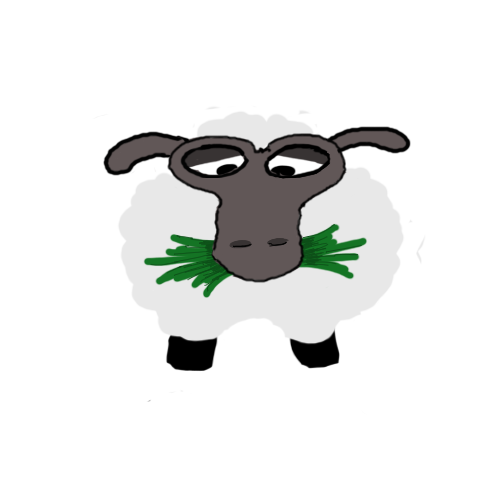
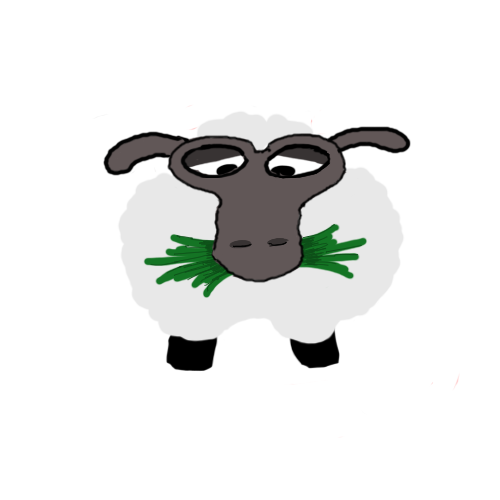
Layers edited between the first and the second (500, 500) image:
painted on "Layer 2" over [186, 105, 325, 152]
painted on "Head copy" over [253, 116, 342, 152]
painted on "wool" over [120, 126, 426, 338]
painted on "foot" over [147, 373, 460, 438]
